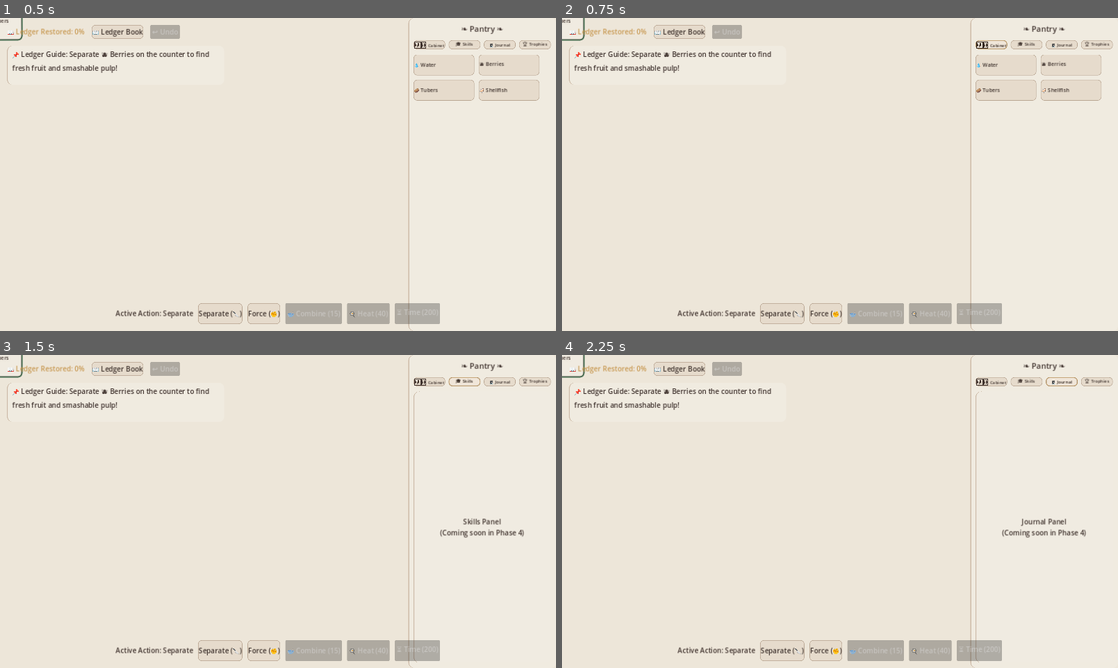
Above: before the commit, frames 1-4 (two rows, left to right).
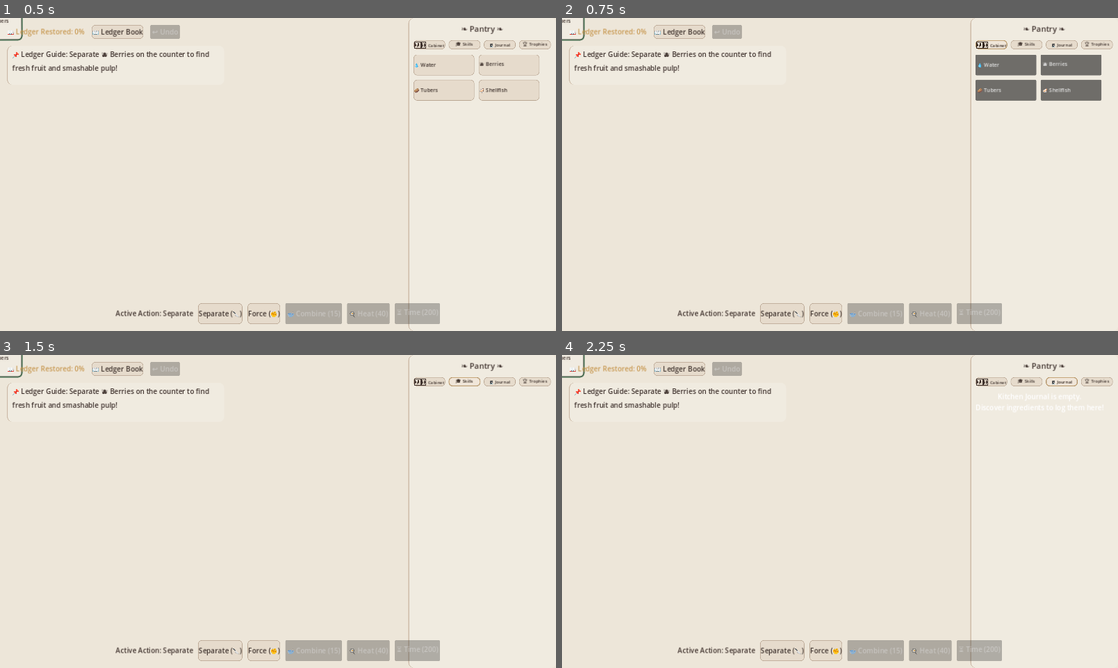
Above: after the commit, the same moments.

Repository: Kolajy/cooking_alchemist
Game: Godot game, scene res://scenes/main.tscn
Same seed, same stepped clock (60 frames per second), same inputs: the game is played once before the commit and once after it.
Inputs:
- Up to frame 1 (0.5 s): no input
- Up to frame 2 (0.75 s): click "🗄️ Cabinet" at 0.5 s
- Up to frame 3 (1.5 s): click "🎓 Skills" at 1.25 s
- Up to frame 4 (2.25 s): click "📓 Journal" at 2 s

Frame 1 is identical in both runs. In frame 2, 2.9% of the frame differs, in the area x 74-97%, y 11-27%; in frame 3, 0.4%; in frame 4, 0.4%.
Error after the commit: Invalid access to property or key 'theme_override_constants' on a base object of type 'VBoxContainer'. (res://scripts/pantry_ui.gd:104)

Commit message:
feat(godot): implement full parity for Skills, Journal, and Trophies tabs, with XP progress indicators and triggers

Diff:
--- a/godot/scripts/database.gd
+++ b/godot/scripts/database.gd
@@ -6,6 +6,7 @@
 var player_actions: Dictionary = {}
 var milestones: Array = []
 var transitions: Array = []
+var achievements: Array = []
 
 func _ready():
 	load_data()
@@ -27,6 +28,7 @@
 			technique_categories = prog.get("techniqueCategories", {})
 			player_actions = prog.get("playerActions", {})
 			milestones = prog.get("milestones", [])
+			achievements = data.get("achievements", [])
 
 			print("Loaded game_bundle.json successfully: ", discoverable_items.size(), " items loaded.")
 		else:
--- a/godot/scripts/game_state.gd
+++ b/godot/scripts/game_state.gd
@@ -121,3 +121,10 @@
 			reset_to_starters()
 	else:
 		reset_to_starters()
+
+func add_skill_xp(skill_id: String, amount: int):
+	if not skills_xp.has(skill_id):
+		skills_xp[skill_id] = 0
+	skills_xp[skill_id] += amount
+	save_progress()
+	emit_signal("discovery_changed")
--- a/godot/scripts/pantry_ui.gd
+++ b/godot/scripts/pantry_ui.gd
@@ -4,7 +4,6 @@
 
 @onready var cabinet_grid = $Layout/TabContents/CabinetScroll/CabinetGrid
 @onready var cabinet_panel = $Layout/TabContents/CabinetScroll
-@onready var placeholder_label = $Layout/TabContents/PlaceholderPanel/PlaceholderLabel
 @onready var placeholder_panel = $Layout/TabContents/PlaceholderPanel
 
 func _ready():
@@ -16,31 +15,43 @@
 	$Layout/TabBar/BtnJournal.pressed.connect(_on_tab_pressed.bind("journal"))
 	$Layout/TabBar/BtnTrophies.pressed.connect(_on_tab_pressed.bind("trophies"))
 
+	placeholder_panel.visible = false
+	cabinet_panel.visible = true
+
 	_on_tab_pressed("cabinet")
-	rebuild_cabinet()
 
 func _on_discovery_changed():
-	rebuild_cabinet()
+	rebuild_pantry_content()
 
 func _on_tab_pressed(tab_name: String):
 	SoundManager.play_sfx("ui_select")
-	# Update active tab in state
 	GameState.active_main_view = tab_name
-
-	if tab_name == "cabinet":
-		cabinet_panel.visible = true
-		placeholder_panel.visible = false
-	else:
-		cabinet_panel.visible = false
-		placeholder_panel.visible = true
-		placeholder_label.text = tab_name.capitalize() + " Panel\n(Coming soon in Phase 4)"
-
-func rebuild_cabinet():
-	# Clear old slot nodes
+	rebuild_pantry_content()
+
+func rebuild_pantry_content():
 	for child in cabinet_grid.get_children():
 		child.queue_free()
 
-	# Find all discovered items that are in Database
+	var tab_name = GameState.active_main_view
+	if tab_name == "cabinet":
+		cabinet_grid.columns = 2
+		rebuild_cabinet()
+	elif tab_name == "skills":
+		cabinet_grid.columns = 1
+		rebuild_skills()
+	elif tab_name == "journal":
+		cabinet_grid.columns = 1
+		rebuild_journal()
+	elif tab_name == "trophies":
+		cabinet_grid.columns = 1
+		rebuild_trophies()
+
+	# Re-style dynamic controls
+	var main_node = get_tree().root.get_child(0)
+	if main_node and main_node.has_method("apply_cozy_theme"):
+		main_node.apply_cozy_theme(self)
+
+func rebuild_cabinet():
 	var starters_ids = []
 	for st in Database.starters:
 		starters_ids.append(st.get("id"))
@@ -67,8 +78,130 @@
 
 func _on_slot_clicked(id: String):
 	SoundManager.play_sfx("ui_select")
-	# Tell workspace to spawn token at mouse
 	var root = get_tree().root.get_child(0)
 	var ws = root.find_child("Workspace", true, false)
 	if ws and ws.has_method("spawn_token_at_mouse"):
 		ws.spawn_token_at_mouse(id)
+
+func rebuild_skills():
+	var skills = [
+		{"id": "prep", "name": " Prep Techniques", "icon": "🔪"},
+		{"id": "force", "name": " Force Techniques", "icon": "✊"},
+		{"id": "heat", "name": " Heat Techniques", "icon": "🍳"},
+		{"id": "time", "name": " Time Techniques", "icon": "⏳"}
+	]
+
+	for s in skills:
+		var xp = GameState.skills_xp.get(s.id, 0)
+		var level = int(xp / 10) + 1
+		var current_xp = int(xp) % 10
+
+		var panel = PanelContainer.new()
+		panel.custom_minimum_size = Vector2(300, 70)
+
+		var vbox = VBoxContainer.new()
+		vbox.alignment = BoxContainer.ALIGNMENT_CENTER
+		vbox.theme_override_constants.separation = 4
+		panel.add_child(vbox)
+
+		var label_title = Label.new()
+		label_title.text = s.icon + s.name + " (Lvl " + str(level) + ")"
+		label_title.theme_override_font_sizes.font_size = 12
+		vbox.add_child(label_title)
+
+		var progress = ProgressBar.new()
+		progress.min_value = 0
+		progress.max_value = 10
+		progress.value = current_xp
+		progress.custom_minimum_size = Vector2(0, 10)
+		progress.show_percentage = false
+		vbox.add_child(progress)
+
+		var label_xp = Label.new()
+		label_xp.text = "XP: " + str(current_xp) + " / 10"
+		label_xp.theme_override_font_sizes.font_size = 10
+		label_xp.horizontal_alignment = HORIZONTAL_ALIGNMENT_RIGHT
+		vbox.add_child(label_xp)
+
+		cabinet_grid.add_child(panel)
+
+func rebuild_journal():
+	var log_entries = GameState.discovery_log.duplicate()
+	log_entries.reverse()
+
+	if log_entries.size() == 0:
+		var empty_label = Label.new()
+		empty_label.text = "Kitchen Journal is empty.\nDiscover ingredients to log them here!"
+		empty_label.horizontal_alignment = HORIZONTAL_ALIGNMENT_CENTER
+		cabinet_grid.add_child(empty_label)
+		return
+
+	for entry in log_entries:
+		var id = entry.get("id", "")
+		var item = Database.discoverable_items.get(id)
+		var emoji = "❓"
+		var name = id
+		if item:
+			emoji = item.get("emoji", "❓")
+			name = item.get("name", id)
+		else:
+			for st in Database.starters:
+				if st.get("id") == id:
+					emoji = st.get("emoji", "❓")
+					name = st.get("name", id)
+					break
+
+		var panel = PanelContainer.new()
+		panel.custom_minimum_size = Vector2(300, 48)
+
+		var hbox = HBoxContainer.new()
+		hbox.theme_override_constants.separation = 12
+		hbox.alignment = BoxContainer.ALIGNMENT_BEGIN
+		panel.add_child(hbox)
+
+		var label_emoji = Label.new()
+		label_emoji.text = emoji
+		label_emoji.theme_override_font_sizes.font_size = 20
+		hbox.add_child(label_emoji)
+
+		var label_text = Label.new()
+		label_text.text = name + "\nDiscovered"
+		label_text.theme_override_font_sizes.font_size = 11
+		hbox.add_child(label_text)
+
+		cabinet_grid.add_child(panel)
+
+func rebuild_trophies():
+	var trophies = [
+		{"id": "student", "title": "🎓 Culinary Student", "desc": "Unlock 10 recipes in your Ledger", "req": 10},
+		{"id": "cozy", "title": "🏡 Cozy Cook", "desc": "Unlock 30 recipes in your Ledger", "req": 30},
+		{"id": "adept", "title": "🥣 Master Combiner", "desc": "Unlock 60 recipes in your Ledger", "req": 60},
+		{"id": "chef", "title": "🏆 Master Chef", "desc": "Unlock 100 recipes in your Ledger", "req": 100}
+	]
+
+	var count = GameState.get_unlocked_recipes_count()
+
+	for t in trophies:
+		var unlocked = count >= t.req
+
+		var panel = PanelContainer.new()
+		panel.custom_minimum_size = Vector2(300, 56)
+
+		var vbox = VBoxContainer.new()
+		vbox.theme_override_constants.separation = 4
+		panel.add_child(vbox)
+
+		var title_label = Label.new()
+		title_label.text = t.title if unlocked else "🔒 Locked Trophy"
+		title_label.theme_override_font_sizes.font_size = 12
+		vbox.add_child(title_label)
+
+		var desc_label = Label.new()
+		desc_label.text = t.desc
+		desc_label.theme_override_font_sizes.font_size = 10
+		vbox.add_child(desc_label)
+
+		if not unlocked:
+			panel.modulate = Color(1, 1, 1, 0.5)
+
+		cabinet_grid.add_child(panel)
--- a/godot/scripts/workspace.gd
+++ b/godot/scripts/workspace.gd
@@ -221,6 +221,11 @@
 					GameState.discover_ingredient(next_output)
 					spawn_token(next_output, old_pos, false)
 					push_undo_technique(old_id, next_output, old_pos)
+
+					var skill_key = action
+					if action == "separate":
+						skill_key = "prep"
+					GameState.add_skill_xp(skill_key, 1)
 					return
 
 func on_token_released(dragged_token):
Not shown, changed: godot_web_dist/index.html
Not shown, changed: godot_web_dist/index.pck
